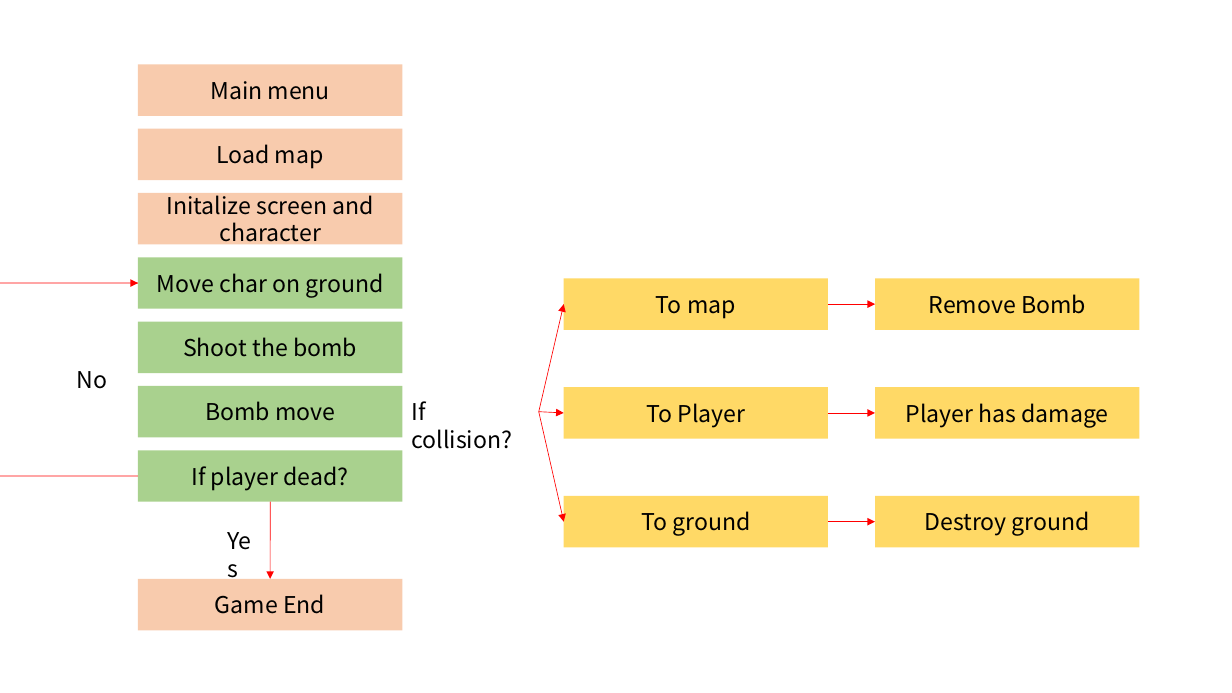
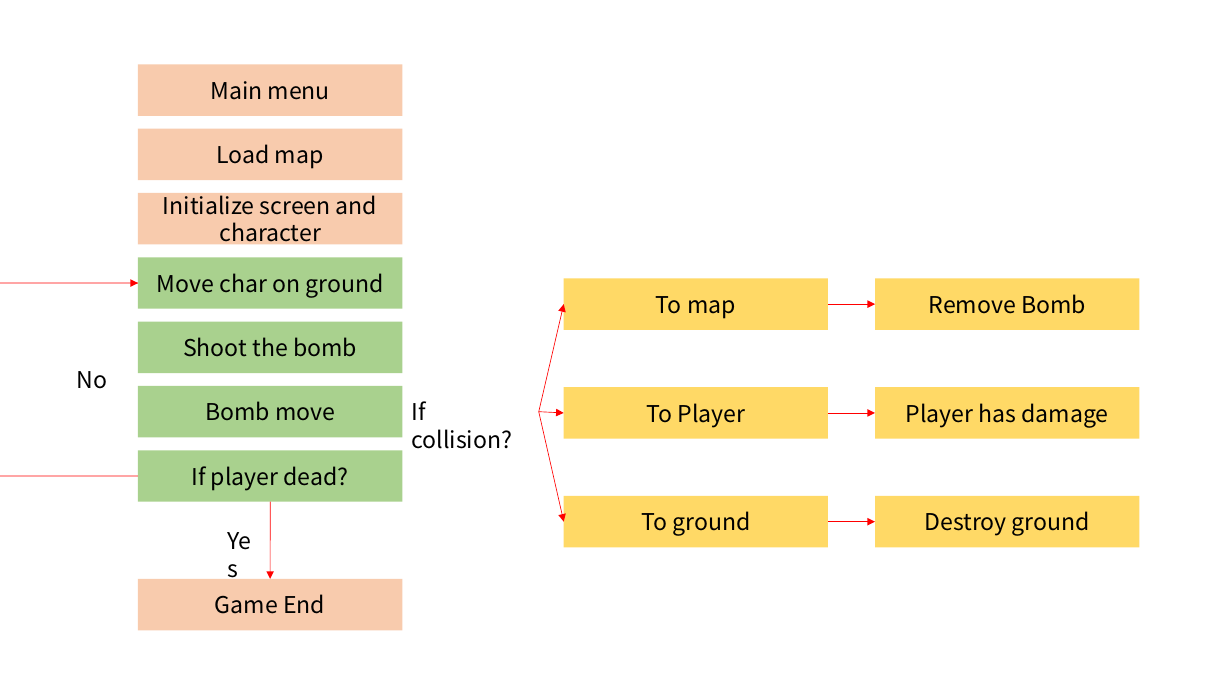
Before and after one commit to crihit/knu_blackcow, a slide deck: slide 1 of FlowChart.pptx. Drawn at 1232x693 pixels with LibreOffice and Linux fonts; fonts in the diff are those of the drawing. Boxes give left, top, right and bottom in pixels: in the first picture for what was removed or moved away, otherwise in the second. Text is boxed around its words. In the diff, an @@ line names an element or a change of style, - is before the commit and + after.

```diff
--- a/FlowChart.pptx
+++ b/FlowChart.pptx
@@ text in rectangle at box(163, 190, 377, 247): text changed @@
-Initalize screen and character
+Initialize screen and character
```
Also in this commit, not shown: 1 other file.
